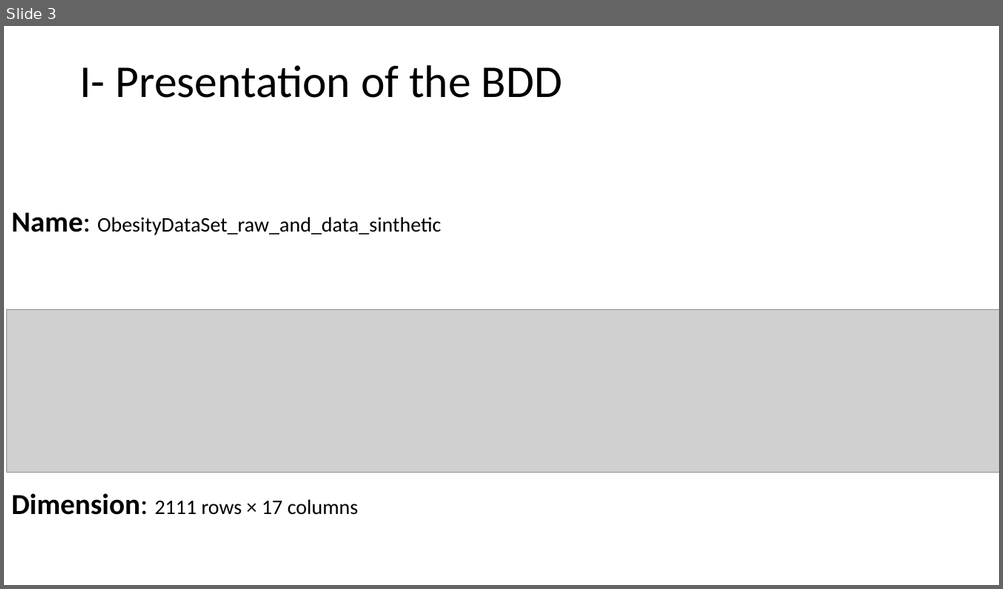
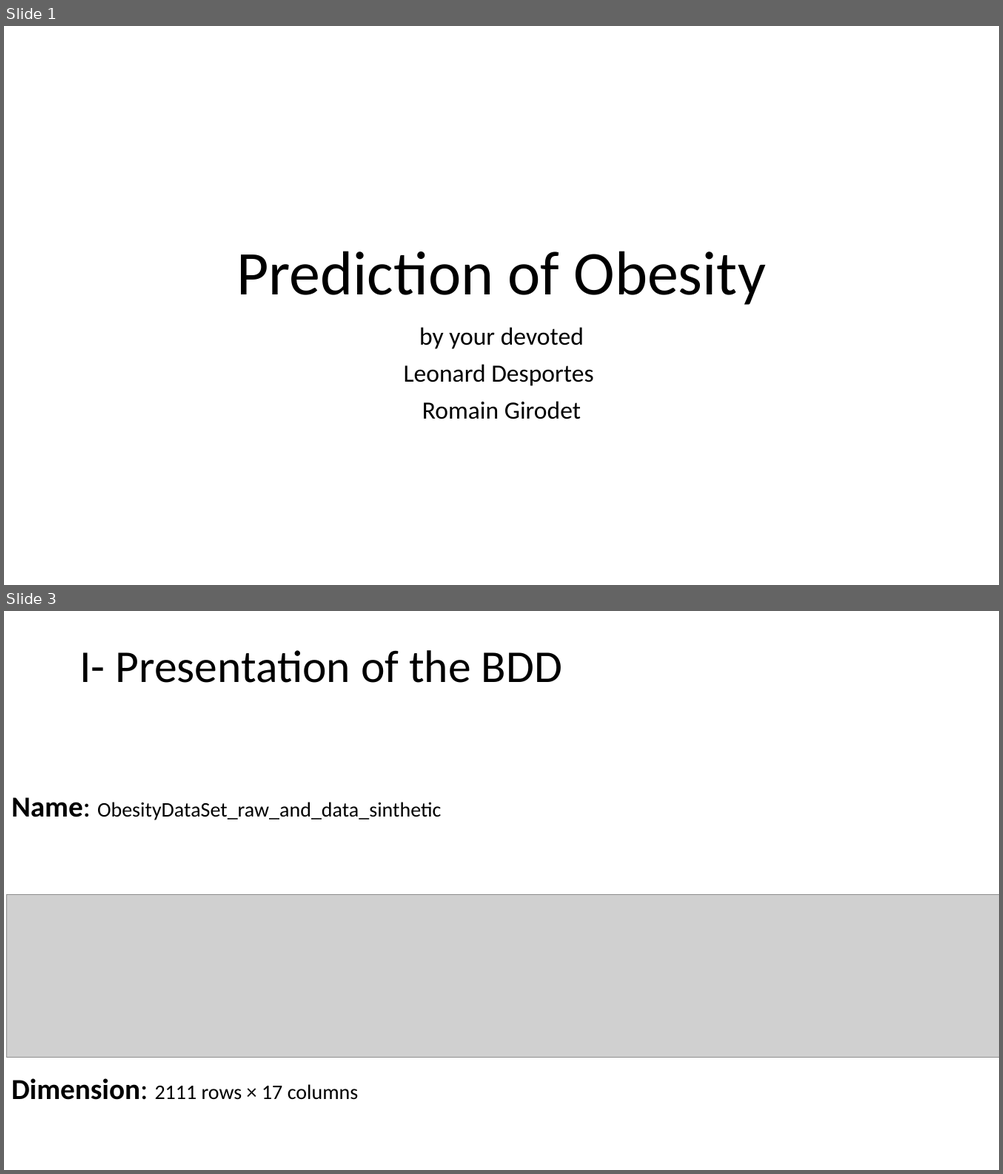
Before and after one commit to Leodespt/Projet_Python, a slide deck: Presentation_Python.pptx. Shown one above the other, each under a label of ours: slide 3 before the commit, slides 1 and 3 after it; the slides between them are not shown. The pictures are 1003x589 and 1003x1174 pixels, drawn with LibreOffice and Linux fonts; fonts in the diff are those of the drawing; grey boxes stand for pictures. Boxes give left, top, right and bottom in pixels: in the first picture for what was removed or moved away, otherwise in the second. Text is boxed around its words. In the diff, an @@ line names an element or a change of style, - is before the commit and + after.

```diff
--- a/Presentation_Python.pptx
+++ b/Presentation_Python.pptx
@@ slide 1 added at <box>4,26,999,585</box>, background #FFFFFF @@
@@ title added at <box>236,251,765,305</box>, 60 pt, text #000000 @@
+Prediction of Obesity
@@ subtitle added at <box>404,327,593,420</box>, 24 pt, text #000000 @@
+by your devoted
+Leonard Desportes
+Romain Girodet
```
Also in this commit, not shown: 2 slides changed, 6 other slides added, 1 slide removed, 1 other file.
